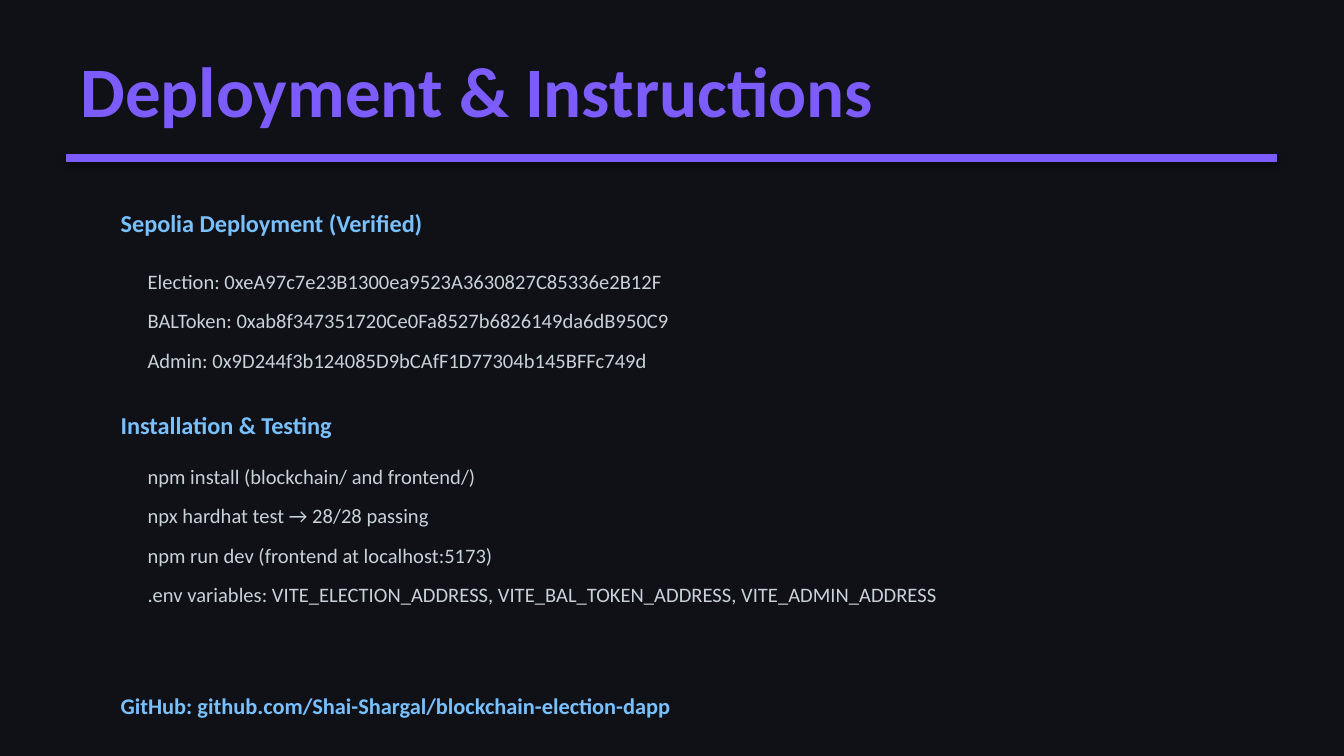
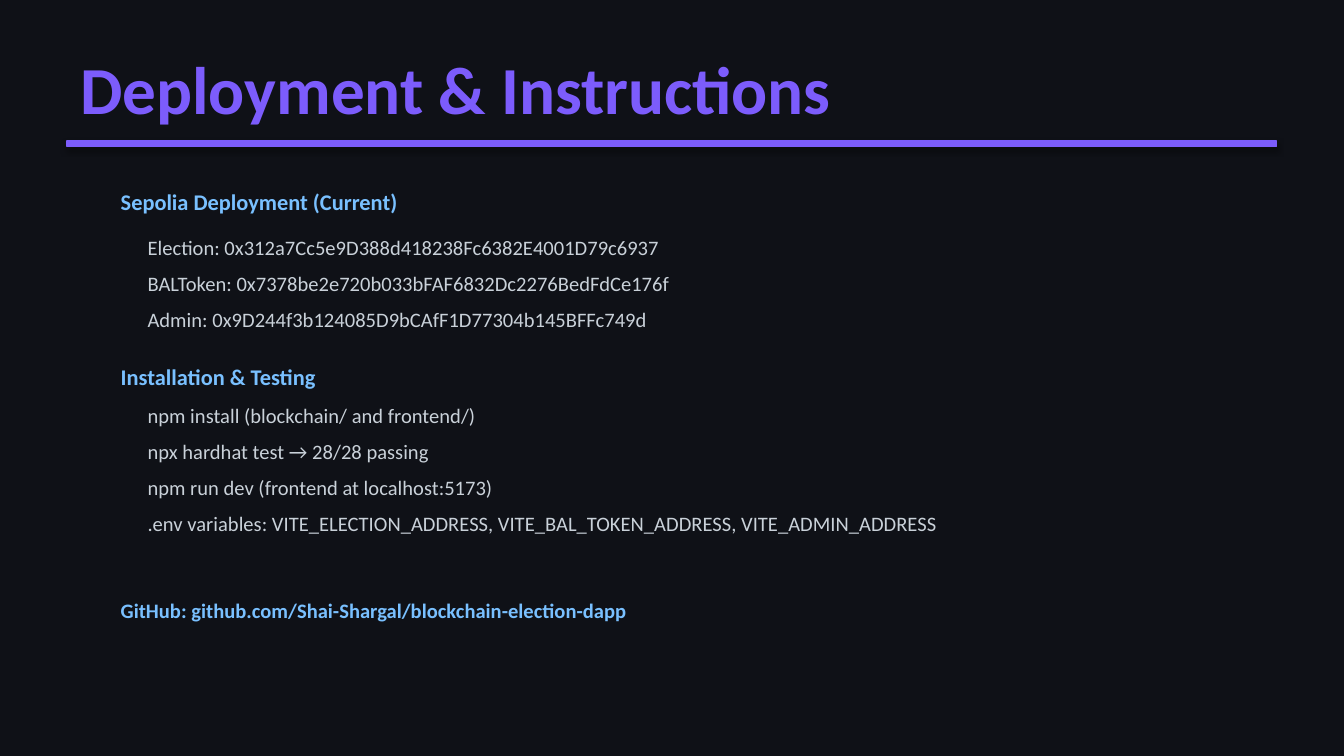
Before and after one commit to Shai-Shargal/blockchain-election-dapp, a slide deck: slide 8 of BlockVote_Presentation.pptx. Drawn at 1344x756 pixels with LibreOffice and Linux fonts; fonts in the diff are those of the drawing. Boxes give left, top, right and bottom in pixels: in the first picture for what was removed or moved away, otherwise in the second. Text is boxed around its words. In the diff, an @@ line names an element or a change of style, - is before the commit and + after.

Commit message:
feat: add presentation revision summary for BlockVote DApp

```diff
--- a/BlockVote_Presentation.pptx
+++ b/BlockVote_Presentation.pptx
@@ text "Deployment & Instructions" at [80,66,830,125]: size 38 to 36 pt @@
@@ rectangle: place and size @@
-rectangle at [67,155,1277,161]
+rectangle at [67,141,1277,146]
@@ text at [121,193,397,214]: text changed; size 13 to 12 pt @@
-Sepolia Deployment (Verified)
+Sepolia Deployment (Current)
@@ text "Election: 0x312a7Cc5e9D388d418238Fc6382E4001D79c6937": place and size @@
-text "Election: 0x312a7Cc5e9D388d418238Fc6382E4001D79c6937" at [148,274,669,368]
+text "Election: 0x312a7Cc5e9D388d418238Fc6382E4001D79c6937" at [148,240,669,327]
@@ text at [148,240,669,291]: text changed @@
-Election: 0xeA97c7e23B1300ea9523A3630827C85336e2B12F
-BALToken: 0xab8f347351720Ce0Fa8527b6826149da6dB950C9
+Election: 0x312a7Cc5e9D388d418238Fc6382E4001D79c6937
+BALToken: 0x7378be2e720b033bFAF6832Dc2276BedFdCe176f
@@ text at [148,312,646,327]: less space between paragraphs @@
@@ text "Installation & Testing": place and size @@
-text "Installation & Testing" at [121,417,331,438]
+text "Installation & Testing" at [121,369,316,389]
@@ text "Installation & Testing" at [121,369,316,389]: size 13 to 12 pt @@
@@ text "npm install (blockchain/ and frontend/)": place and size @@
-text "npm install (blockchain/ and frontend/)" at [148,469,936,605]
+text "npm install (blockchain/ and frontend/)" at [148,408,936,534]
@@ text "npm install (blockchain/ and frontend/)" at [148,408,936,534]: less space between paragraphs @@
@@ text "GitHub: github.com/Shai-Shargal/blockchain-election-dapp": place and size @@
-text "GitHub: github.com/Shai-Shargal/blockchain-election-dapp" at [121,698,670,718]
+text "GitHub: github.com/Shai-Shargal/blockchain-election-dapp" at [121,603,626,622]
@@ text "GitHub: github.com/Shai-Shargal/blockchain-election-dapp" at [121,603,626,622]: size 12 to 11 pt @@
```
Also in this commit, not shown: 4 other slides changed, 2 slides added, 2 slides removed, 1 other file.
